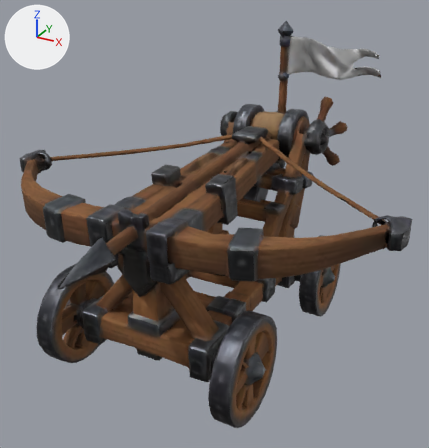
Renders of the glTF model public/models/v2/ballista.glb from each side of a commit.
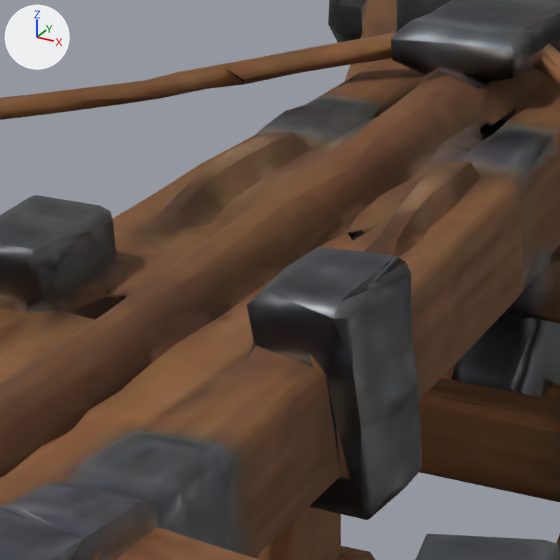
Each version is shown whole from a camera (50 mm lens) standing at (1.49, -2.6, 2.03) and looking at (0.07, -0.01, 0.73), then close up on the part from 37% to 61% of the width and 29% to 52% of the height. Arrows for +X, +Y and +Z are at upper left; the lights stay in place. The last two pictures show the newer version. Both versions are drawn at frame 10 of the action 'reload'; the numbers are the values there. Vertices at exactly the same position are counted once.
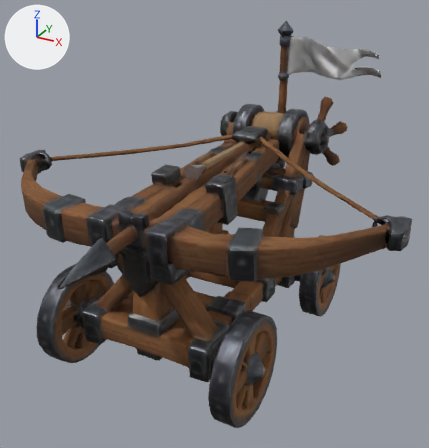
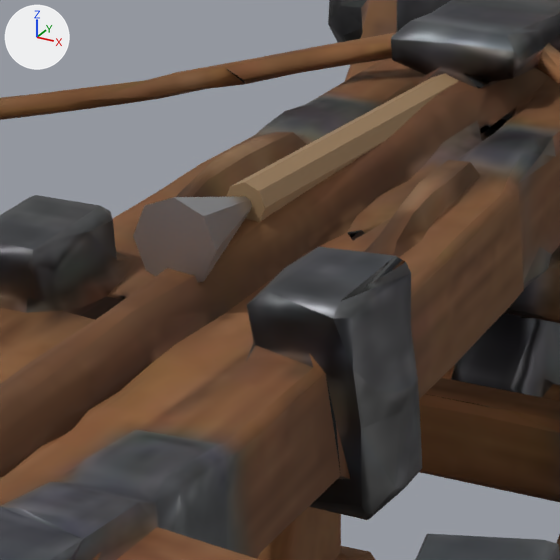
ob_bolt is not drawn itself; it is the parent of ob_mesh_1.

The change, as a list of edits to the scene's bpy script:
```text
Change mat_ballista_mat:
    remove # nodes: BsdfPrincipled, Mapping x3, NormalMap, OutputMaterial, SeparateColor, TexImage x3, UVMap x3
    nodes: BsdfPrincipled, NormalMap, OutputMaterial, SeparateColor, TexImage x3
Change me_mesh_0:
    where me_mesh_0.from_pydata(...)  # 7275 vertices, 14774 faces; spans x 0.0..15834.0, y -16383.0..0.0, z 357.0..12503.0
    used by ob_mesh_0; parent = ob_body; location = (-1.108, 1.146, -0.05); scale = (0.00014, 0.00014, 0.00014)
    me_mesh_0 part 1: texture (UV) coordinates of 14774 of 14774 faces, centred in x 25.0..15825.0, y -16347.0..-24.0, z 374.0..12417.0, changed; they spanned u 0.0..0.06, v 0.94..1.0 and now span u 0.01..0.99, v 0.01..0.98
Change ob_bolt:
    ob_bolt.location: (0.0, 0.238, 0.995) -> (0.0, 0.585, 1.045)
    ob_bolt.scale: (0.377, 0.377, 0.377) -> (0.915, 0.915, 0.915)
```

Location of each change, [x1, y1, x2, y2] in pixels of the close-ups (560 x 560 px):
'Mesh_1', moved, rescaled (not visible before)
    after: [133, 73, 459, 283]
part 1 of me_mesh_0, surface changed
    both: [132, 31, 494, 318]
